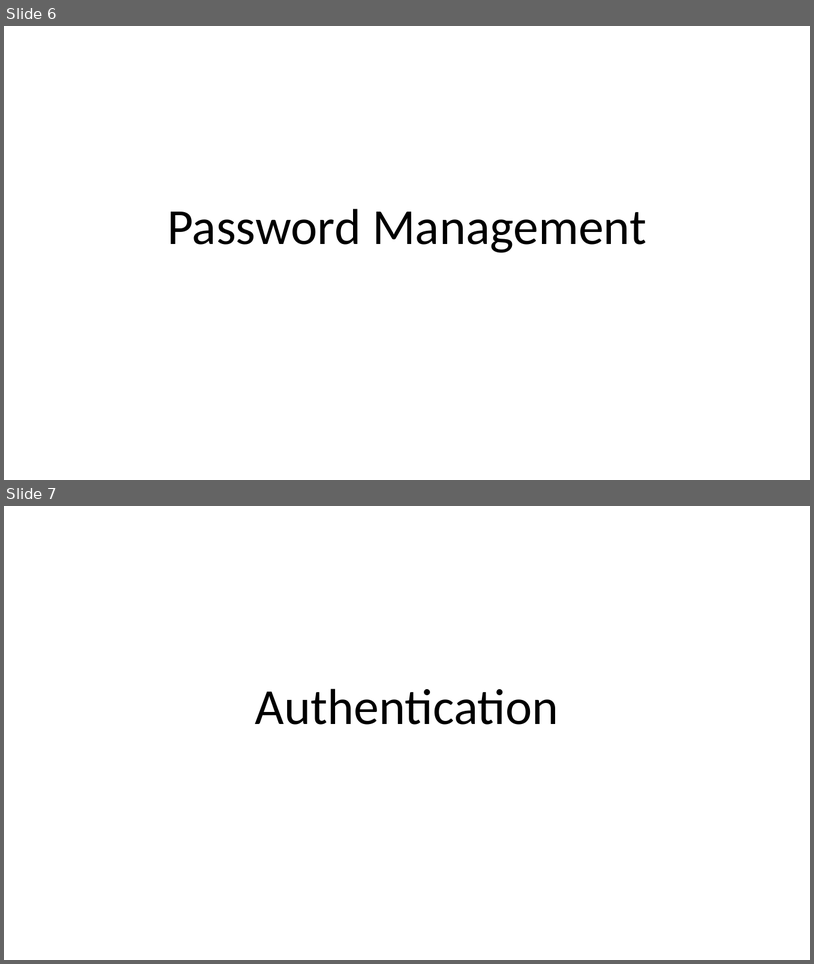
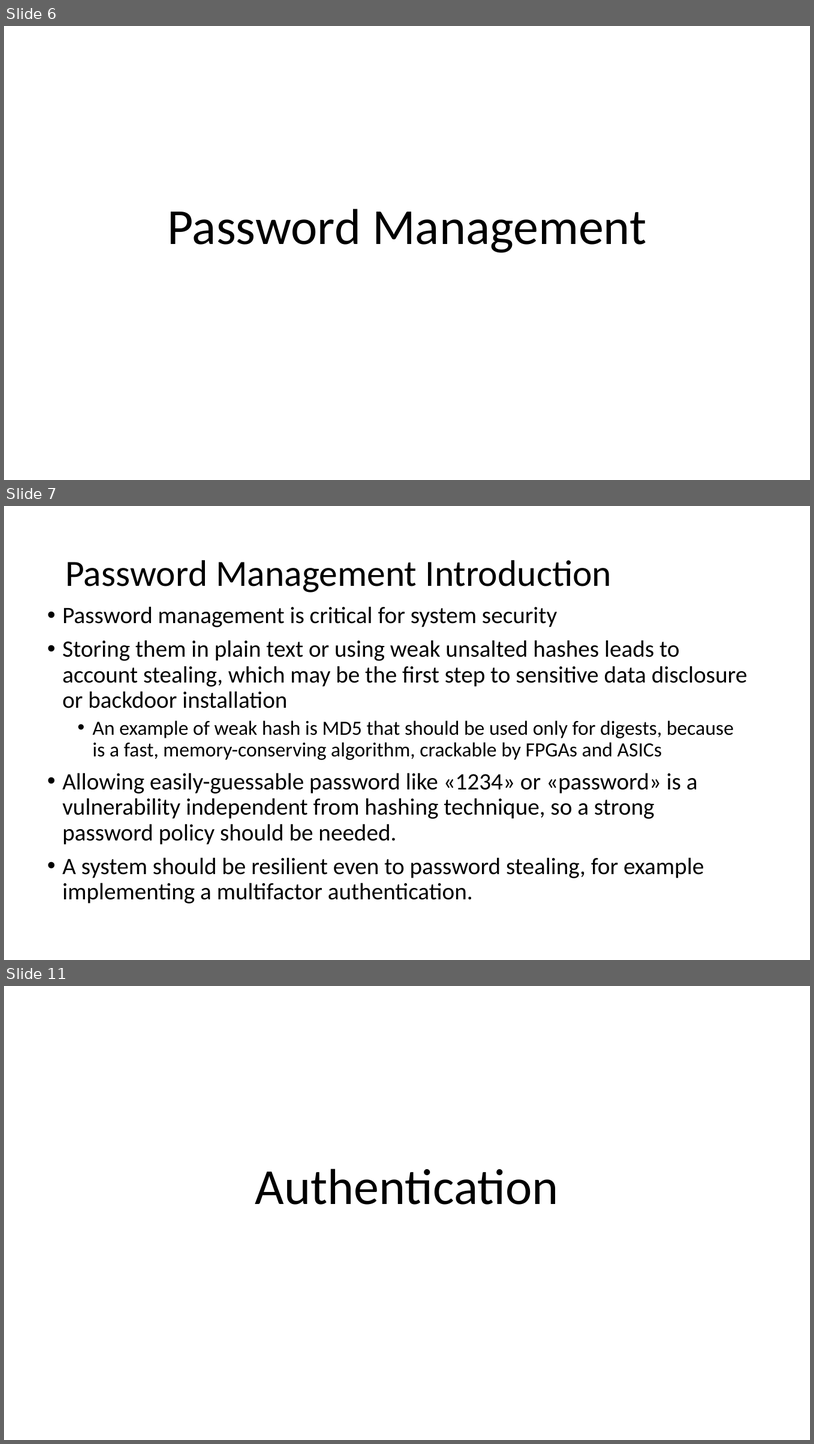
Before and after one commit to fparricelli/Encrypted-data-exchange-between-two-Arduino-boards-using-Symmetric-Encryption, a slide deck: Documentazione e cose così/Slide_concettuali_Luca.pptx. Shown one above the other, each under a label of ours: slides 6 and 7 before the commit, slides 6, 7 and 11 after it; the slides between them are not shown. The pictures are 814x964 and 814x1444 pixels, drawn with LibreOffice and Linux fonts; fonts in the diff are those of the drawing. Boxes give left, top, right and bottom in pixels: in the first picture for what was removed or moved away, otherwise in the second. Text is boxed around its words. In the diff, an @@ line names an element or a change of style, - is before the commit and + after.

```diff
--- a/Documentazione e cose così/Slide_concettuali_Luca.pptx
+++ b/Documentazione e cose così/Slide_concettuali_Luca.pptx
@@ slide 7 added at <box>4,506,810,960</box>, background #FFFFFF @@
@@ title added at <box>65,560,612,592</box>, 44 pt, text #000000 @@
+Password Management Introduction
@@ text added at <box>62,606,747,903</box>, 28 pt, text #000000 @@
+• Password management is critical for system security
+• Storing them in plain text or using weak unsalted hashes leads to account stealing, which may be the first step to sensitive data disclosure or backdoor installation
+  • An example of weak hash is MD5 that should be used only for digests, because is a fast, memory-conserving algorithm, crackable by FPGAs and ASICs
+• Allowing easily-guessable password like «1234» or «password» is a vulnerability independent from hashing technique, so a strong password policy should be needed.
+• A system should be resilient even to password stealing, for example implementing a multifactor authentication.
@@ what was slide 7 is now slide 11 @@
```
Also in this commit, not shown: 1 slide changed, 4 other slides added, 14 other files.
